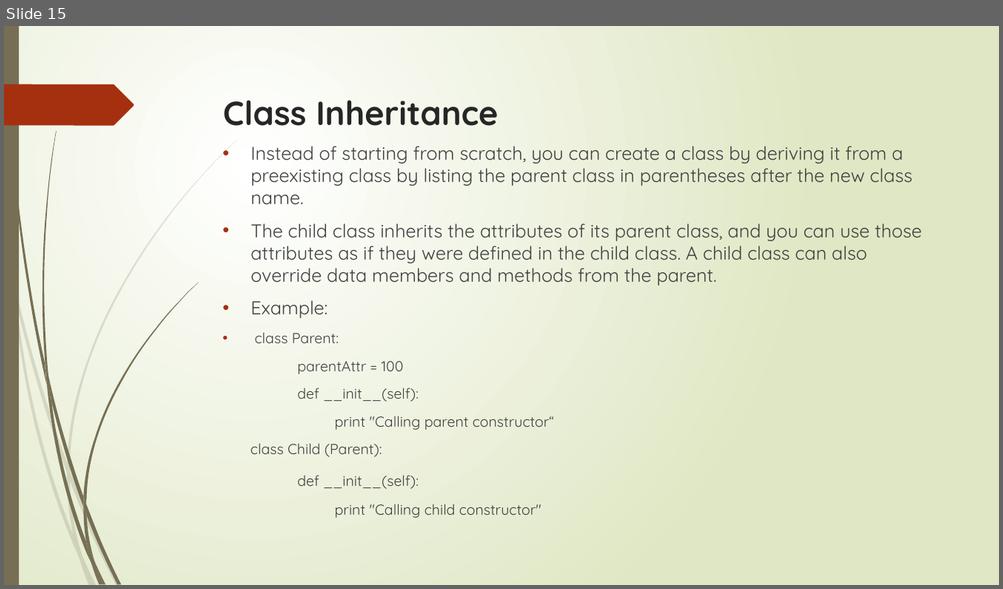
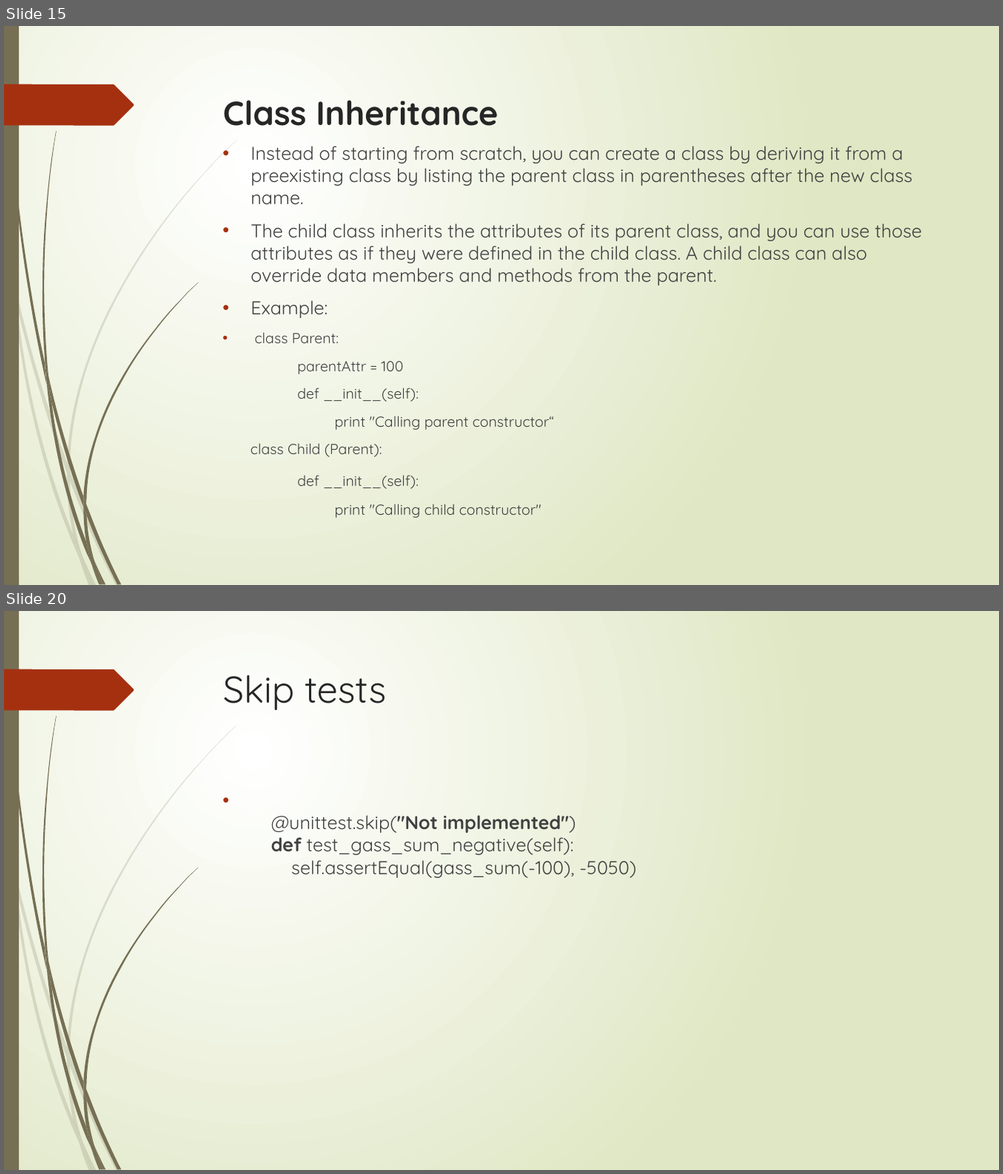
Before and after one commit to flyworker/python-automation-testing, a slide deck: document/course2-3.pptx. Shown one above the other, each under a label of ours: slide 15 before the commit, slides 15 and 20 after it; the slides between them are not shown. The pictures are 1003x589 and 1003x1174 pixels, drawn with LibreOffice and Linux fonts; fonts in the diff are those of the drawing. Boxes give left, top, right and bottom in pixels: in the first picture for what was removed or moved away, otherwise in the second. Text is boxed around its words. In the diff, an @@ line names an element or a change of style, - is before the commit and + after.

Commit message:
add just eat test

```diff
--- a/document/course2-3.pptx
+++ b/document/course2-3.pptx
@@ slide 20 added at (4, 611, 999, 1170), background gradient #FFFFFF to #DFE8C4; not listed: 24 template elements that a slide beside it also shows @@
@@ title added at (223, 675, 386, 710), 36 pt, text #262626 @@
+Skip tests
@@ text added at (271, 815, 636, 878), 18 pt, text #404040 @@
+• @unittest.skip("Not implemented")
+  def test_gass_sum_negative(self):
+  self.assertEqual(gass_sum(-100), -5050)
```
Also in this commit, not shown: 2 slides changed, 6 other slides added, 11 other files.
